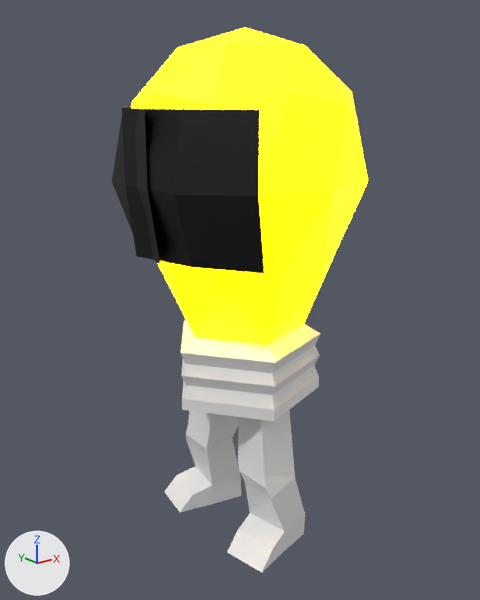
A saved change to the glTF model Models/Bulb.glb.
Before and after are seen from a camera (50 mm lens) standing at (-1.402, -1.726, 1.555) and looking at (-0.02, 0.001, 0.864). Lighting does not change. The marker at lower left points along +X, +Y and +Z. Where no turn or scale is listed for an object, it has been applied to the vertices.

Script lines for the objects in view, before the commit:
```python
mat_material_002 = principled_material('Material.002')
mat_material_002.base_color = (0.716, 0.801, 0.0)  # yellow #dce700
mat_material_002.emission_color = (1.0, 0.544, 0.0)  # yellow #ffc300
mat_material_002.emission_strength = 6.9
mat_material_003 = principled_material('Material.003')
mat_material_003.base_color = (0.0, 0.0, 0.0)  # black #000000
me_icosphere = bpy.data.meshes.new('Icosphere')
me_icosphere.from_pydata(...)  # 155 vertices, 277 faces; spans x -0.41..0.38, y -0.4..0.4, z 0.0..1.75
# faces by material slot: [186, 75, 16]
me_icosphere.materials.append(mat_material_001)  # white #e7e7e7
me_icosphere.materials.append(mat_material_002)  # yellow #dce700
me_icosphere.materials.append(mat_material_003)  # black #000000
ob_bulb = bpy.data.objects.new('Bulb', me_icosphere)
ob_bulb.location = (0.0, 0.0, 0.0)
```
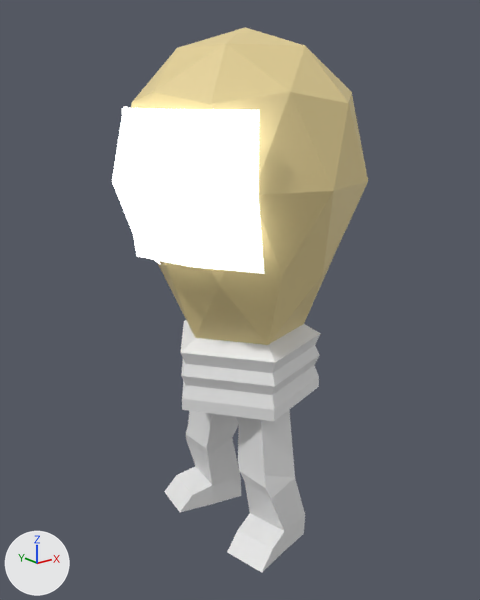
The newer file is also turned or shifted as a whole; pictures and numbers use the older file's frame.

Changed parts and their boxes (x1, y1, x2, y2) in the pictures (480 x 600 px):
'Bulb', recoloured, surface changed
    both: (112, 27, 368, 571)

Patch to the scene script:
```diff
--- a/Models/Bulb.glb.py
+++ b/Models/Bulb.glb.py
@@ mat_material_002 @@
 mat_material_002 = principled_material('Material.002')
-mat_material_002.base_color = (0.716, 0.801, 0.0)  # yellow #dce700
-mat_material_002.emission_color = (1.0, 0.544, 0.0)  # yellow #ffc300
-mat_material_002.emission_strength = 6.9
+mat_material_002.base_color = (0.801, 0.653, 0.309)  # beige #e7d397
@@ mat_material_003 @@
 mat_material_003 = principled_material('Material.003')
-mat_material_003.base_color = (0.0, 0.0, 0.0)  # black #000000
+mat_material_003.base_color = (1.0, 1.0, 1.0)  # white #ffffff
+mat_material_003.emission_strength = 2.3
```
